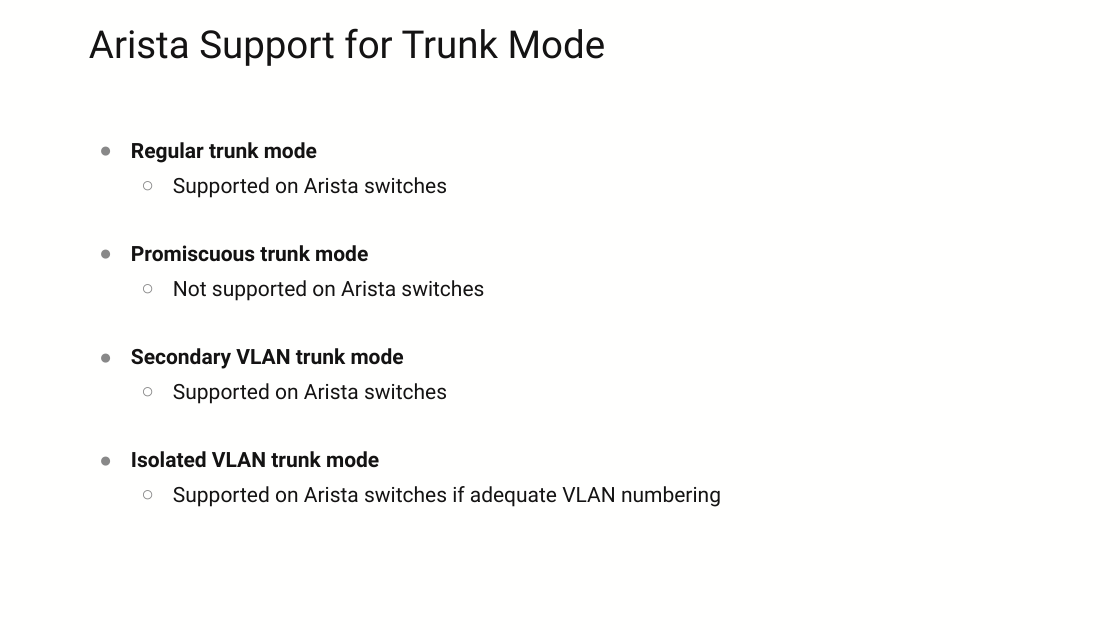
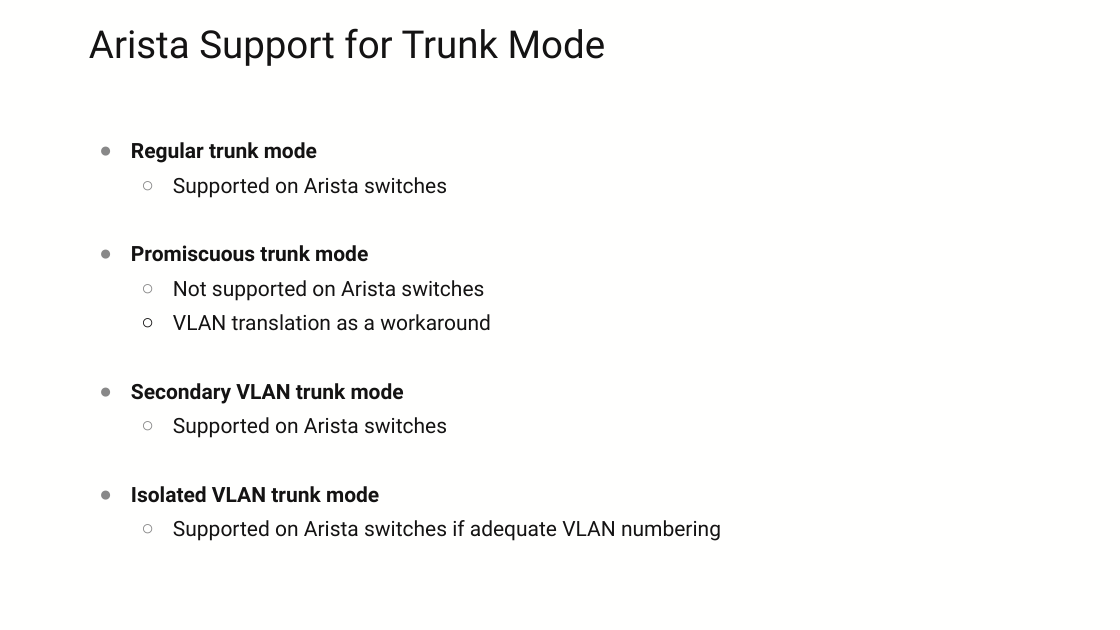
Before and after one commit to ksator/pvlan_evpn_vxlan, a slide deck: slide 15 of PVLAN_EVPN_VXLAN.pptx (slide 14 before the commit). Drawn at 1120x630 pixels with LibreOffice and Linux fonts; fonts in the diff are those of the drawing; background and template pictures are left out. Boxes give left, top, right and bottom in pixels: in the first picture for what was removed or moved away, otherwise in the second. Text is boxed around its words. In the diff, an @@ line names an element or a change of style, - is before the commit and + after.

```diff
--- a/PVLAN_EVPN_VXLAN.pptx
+++ b/PVLAN_EVPN_VXLAN.pptx
@@ text at box(173, 314, 491, 331): paragraph added @@
+  ○ VLAN translation as a workaround
```
Also in this commit, not shown: 11 other slides changed, 1 slide added.
